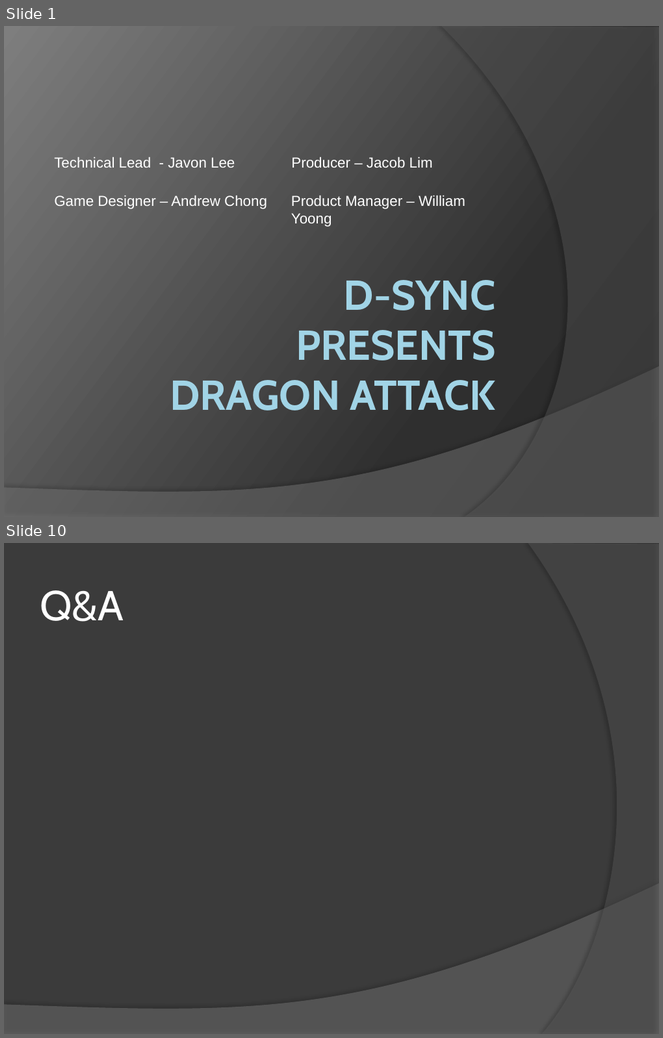
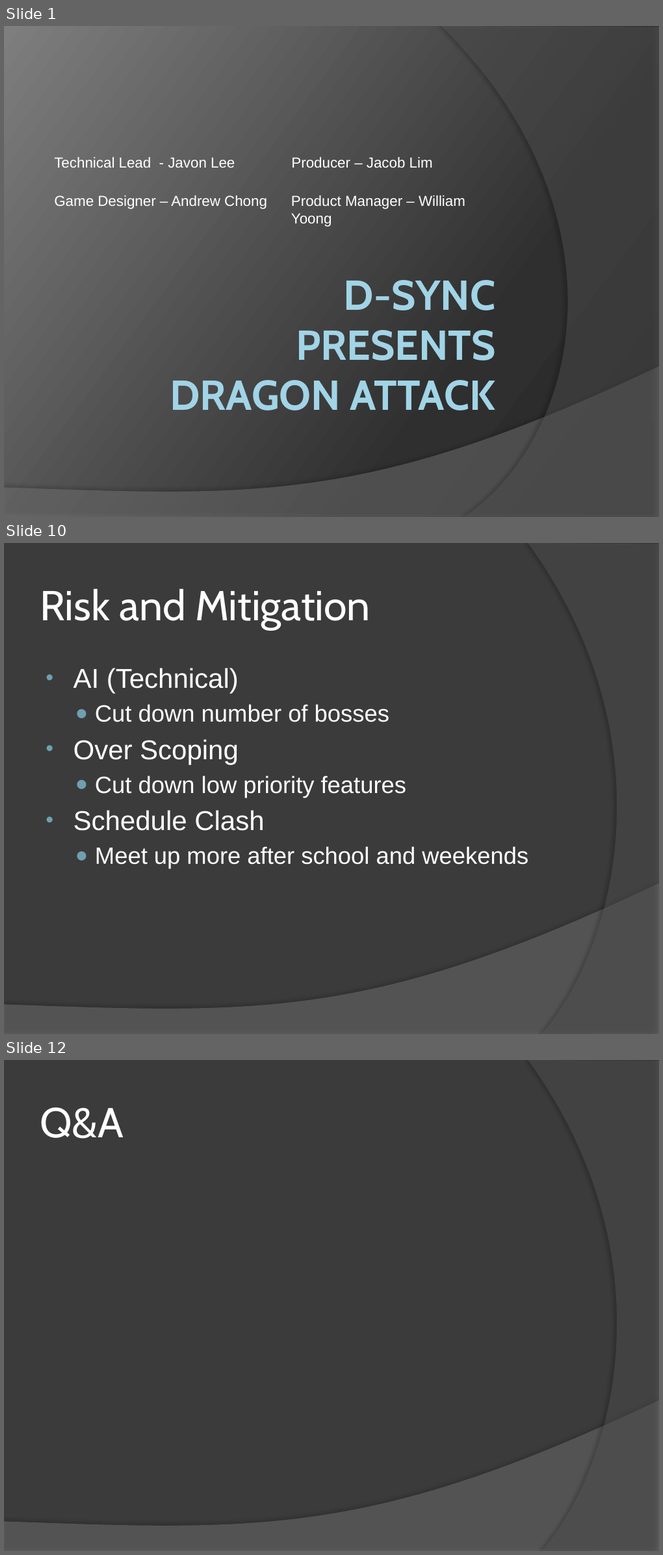
Before and after one commit to everescent/drqst, a slide deck: Pre-Production/D-Sync.pptx. Shown one above the other, each under a label of ours: slides 1 and 10 before the commit, slides 1, 10 and 12 after it; the slides between them are not shown. The pictures are 663x1038 and 663x1555 pixels, drawn with LibreOffice and Linux fonts; fonts in the diff are those of the drawing. Boxes give left, top, right and bottom in pixels: in the first picture for what was removed or moved away, otherwise in the second. Text is boxed around its words. In the diff, an @@ line names an element or a change of style, - is before the commit and + after.

```diff
--- a/Pre-Production/D-Sync.pptx
+++ b/Pre-Production/D-Sync.pptx
@@ slide 10 added at [4, 543, 659, 1034], background #3B3B3B; not listed: 2 template elements that a slide beside it also shows @@
@@ title added at [40, 589, 371, 629], 46 pt, text #FFFFFF @@
+Risk and Mitigation
@@ text added at [74, 668, 529, 869], 26 pt, text #FFFFFF @@
+• AI (Technical)
+  ● Cut down number of bosses
+• Over Scoping
+  ● Cut down low priority features
+• Schedule Clash
+  ● Meet up more after school and weekends
@@ what was slide 10 is now slide 12 @@
```
Also in this commit, not shown: 7 slides changed, 2 other slides added, 1 slide removed.
